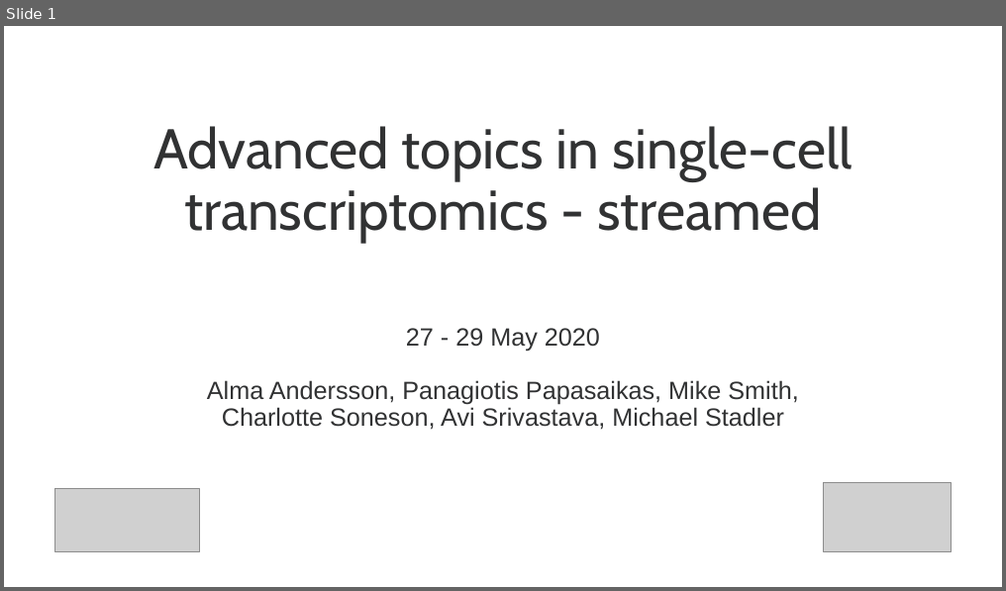
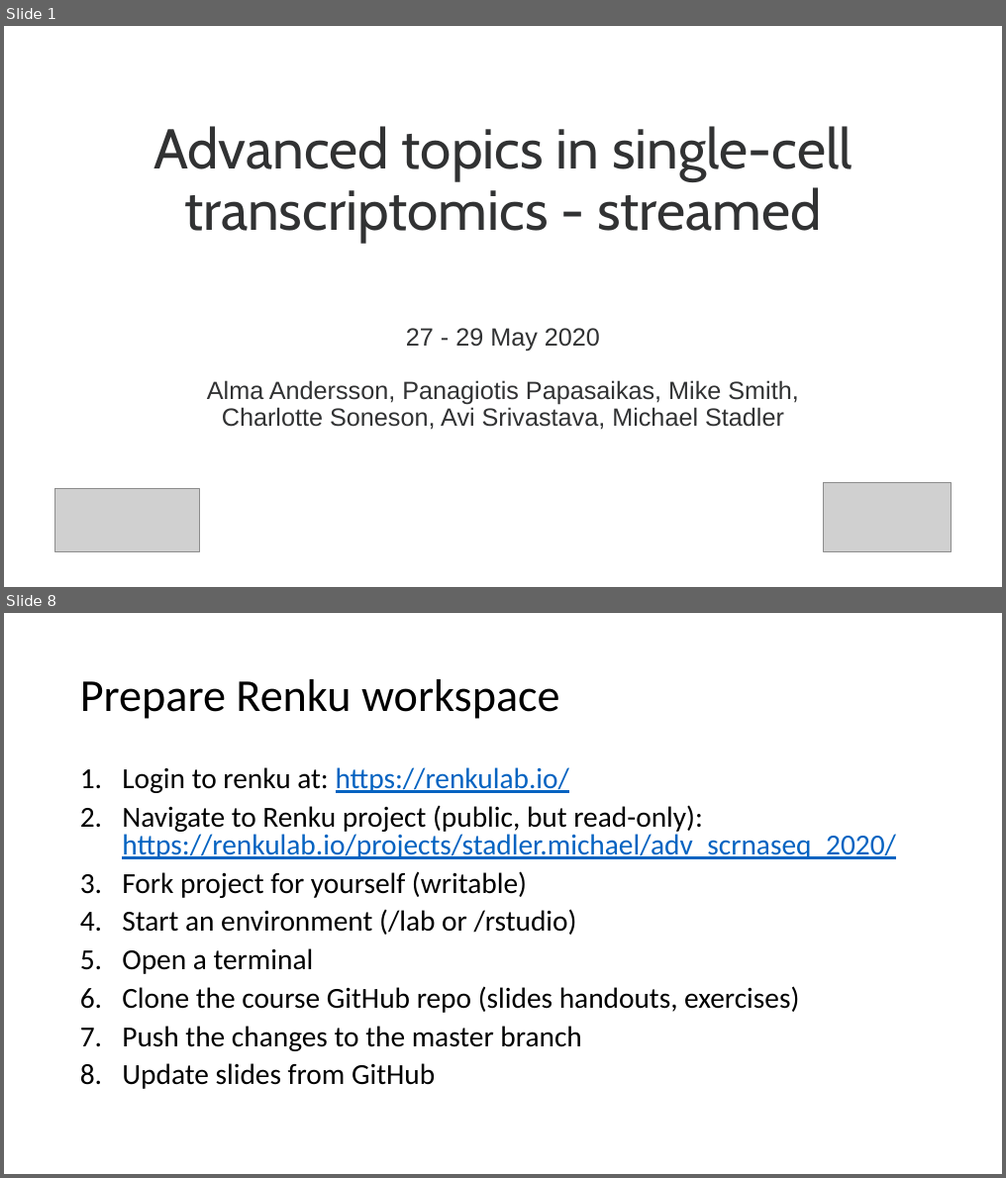
Before and after one commit to fmicompbio/adv_scrnaseq_2020, a slide deck: introduction/IntroductionToTheCourse.pptx. Shown one above the other, each under a label of ours: slide 1 before the commit, slides 1 and 8 after it; the slides between them are not shown. The pictures are 1006x591 and 1006x1178 pixels, drawn with LibreOffice and Linux fonts; fonts in the diff are those of the drawing; grey boxes stand for pictures. Boxes give left, top, right and bottom in pixels: in the first picture for what was removed or moved away, otherwise in the second. Text is boxed around its words. In the diff, an @@ line names an element or a change of style, - is before the commit and + after.

```diff
--- a/introduction/IntroductionToTheCourse.pptx
+++ b/introduction/IntroductionToTheCourse.pptx
@@ slide 8 added at <box>4,613,1002,1174</box>, background #FFFFFF @@
@@ title added at <box>80,679,560,719</box>, 44 pt, text #000000 @@
+Prepare Renku workspace
@@ text added at <box>122,767,896,1089</box>, 28 pt, text #000000 @@
+1. Login to renku at: https://renkulab.io/
+2. Navigate to Renku project (public, but read-only): https://renkulab.io/projects/stadler.michael/adv_scrnaseq_2020/
+3. Fork project for yourself (writable)
+4. Start an environment (/lab or /rstudio)
+5. Open a terminal
+6. Clone the course GitHub repo (slides handouts, exercises)
+7. Push the changes to the master branch
+8. Update slides from GitHub
```
Also in this commit, not shown: 2 slides changed, 5 other slides added, 3 slides removed.
